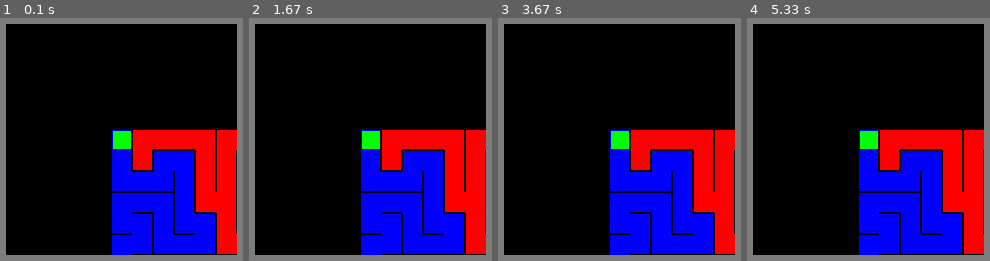
Above: before the commit, frames 1-4 (left to right).
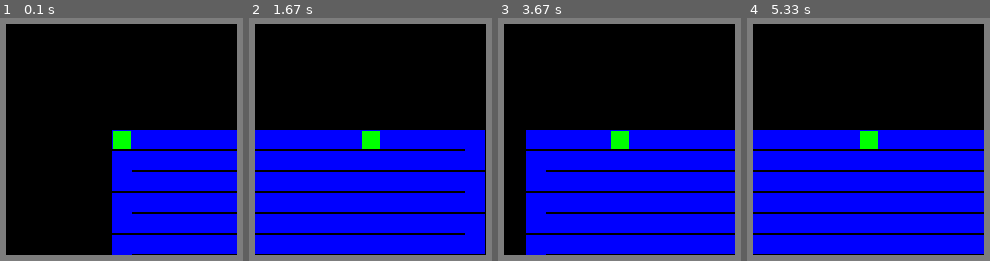
Above: after the commit, the same moments.

Repository: MartinRB45534/Escape
Game: pygame game, started from test_pygame.py
Same seed, same stepped clock (60 frames per second), same inputs: the game is played once before the commit and once after it.
Inputs:
- Up to frame 1 (0.1 s): no input
- Up to frame 2 (1.67 s): hold Right 0.33-0.8 s; hold Up 0.83-1.13 s; hold Right 1.17-1.63 s
- Up to frame 3 (3.67 s): hold Left 1.67-2.2 s; hold Left 2.57-2.97 s; hold Right from 3.4 s (still down)
- Up to frame 4 (5.33 s): release Right at 4.03 s; hold Left 4.47-4.93 s; hold Right from 4.97 s (still down)

The runs differ from the first frame. In frame 1, 11% of the frame differs, in the area x 46-98%, y 46-98%; in frame 2, 32%; in frame 3, 28%; in frame 4, 32%, in the area x 2-98%, y 46-98%.

Commit message:
Ajout de la manipulation de l'aléatoire

Diff:
--- a/Generateur.py
+++ b/Generateur.py
@@ -11,11 +11,12 @@
 MUR_PLEIN=1
 
 class Generateur:
-    def __init__(self,matrice_cases,largeur,hauteur,modeGeneration="Profondeur"):
+    def __init__(self,matrice_cases,largeur,hauteur,poids,modeGeneration="Profondeur"):
         self.largeur = largeur
         self.hauteur = hauteur
         self.matrice_cases = matrice_cases
         self.modeGeneration = modeGeneration
+        self.poids=poids
     def generation(self):
         """
         Fonction qui permet de générer une matrice conformément au paramètres
@@ -64,7 +65,7 @@
             if len(murs_generables)>0:
 
                 #randrange est exclusif
-                num_mur=random.randrange(0,len(murs_generables))
+                num_mur=self.randomPoids(murs_generables)
 
                 #direction du mur à casser
                 direction_mur=murs_generables[num_mur]
@@ -160,6 +161,32 @@
         else:
             voisins.append(None)
         return voisins
+    def randomPoids(self,murs_utilisables):
+        """
+        Fonction qui prend en entrée:
+            les murs utilisables par la fonction
+        et qui renvoie le numéro d'un mur générée avec un alétoire modifié
+        """
+
+        nbrandom=0
+        res=-1
+
+        poids_selectionnees=[]
+        poids_total=0
+
+        for i in range (0,len(murs_utilisables)):
+            poids_selectionnees+=[poids_total+self.poids[murs_utilisables[i]]]
+            poids_total+=self.poids[murs_utilisables[i]]
+
+        nbrandom=random.randrange(0,poids_total)
+
+        i=0
+
+        while i<len(poids_selectionnees) and res==-1:
+            if nbrandom < poids_selectionnees[i]:
+                res=i
+            i+=1
+        return res
 
 
 #gen = Generateur([],0,0)
--- a/Labyrinthe.py
+++ b/Labyrinthe.py
@@ -5,7 +5,7 @@
 
 
 class Labyrinthe:
-    def __init__(self,largeur,hauteur,arrivee_x,arrivee_y,tailleCase=20,tailleMur=1):
+    def __init__(self,largeur,hauteur,arrivee_x,arrivee_y,tailleCase=20,tailleMur=1,poids=[1,1,1,1]):
         self.largeur = largeur
         self.hauteur = hauteur
 
@@ -17,6 +17,8 @@
         #paramètre graphiques
         self.tailleCase = tailleCase
         self.tailleMur = tailleMur
+        #poids servants à la génération du labyrinthe
+        self.poids=poids
 
     def generation(self):
         """
@@ -28,7 +30,7 @@
         """
         #ini du tableau de case (4 murs pleins)
         #génération en profondeur via l'objet generateur
-        gene=Generateur.Generateur(self.matrice_cases,self.largeur,self.hauteur)
+        gene=Generateur.Generateur(self.matrice_cases,self.largeur,self.hauteur,self.poids)
         self.matrice_cases=gene.generation()
         #on change la couleur de la case d'arrivée
         self.matrice_cases[self.arrivee_x][self.arrivee_y].set_Couleur((30,144,255))
--- a/test_pygame.py
+++ b/test_pygame.py
@@ -4,7 +4,10 @@
 from Constantes import *
 
 pygame.init()
-lab=Labyrinthe(CASES_X,CASES_Y,CASES_X-1,CASES_Y-1,LARGEUR_CASE,LARGEUR_MUR)
+#poids permettants de manipuler l'aléatoire
+poids=[1,1000000000000,1,1000000000000]
+
+lab=Labyrinthe(CASES_X,CASES_Y,CASES_X-1,CASES_Y-1,LARGEUR_CASE,LARGEUR_MUR,poids)
 lab.generation()
 lab.resolution(CASES_X-1,CASES_Y-1)
 
